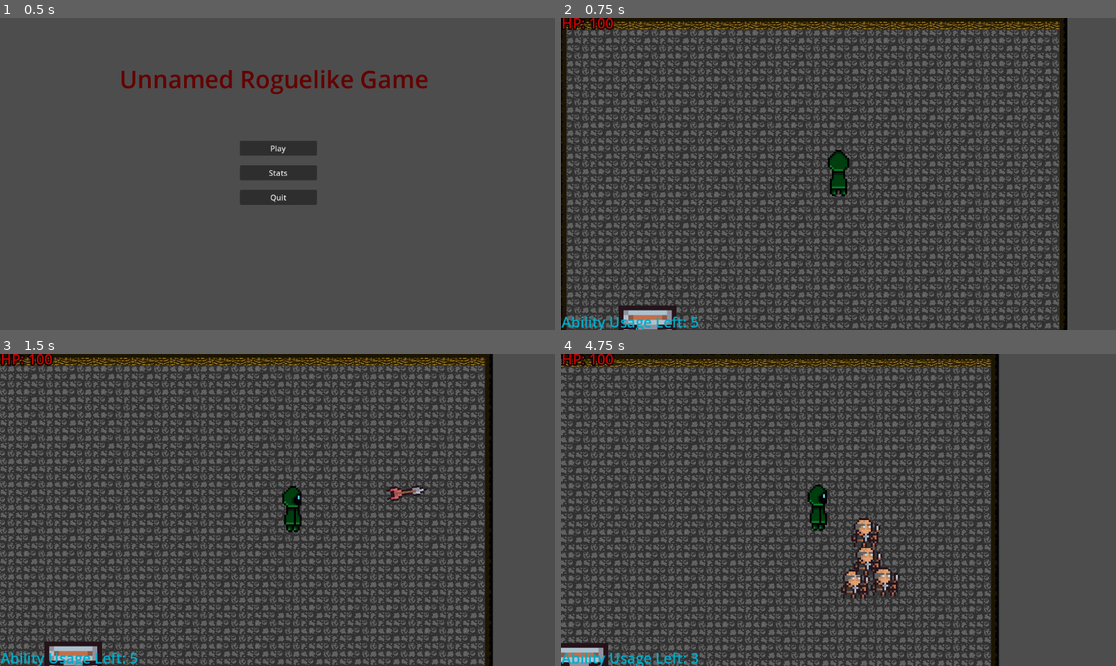
Above: before the commit, frames 1-4 (two rows, left to right).
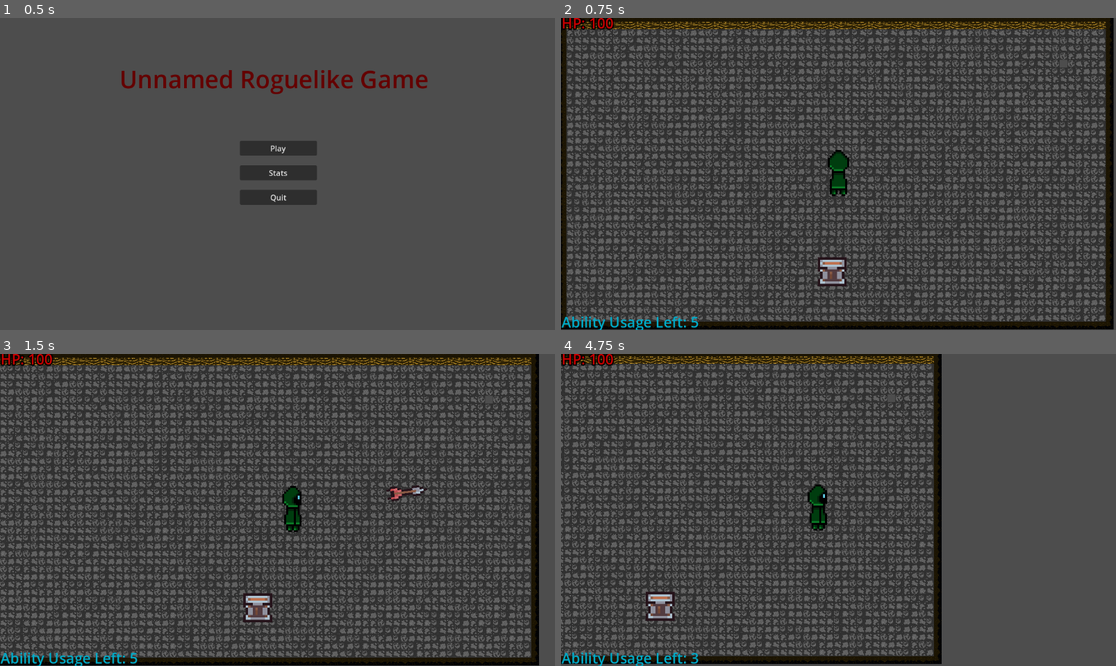
Above: after the commit, the same moments.

Repository: Unnamed-Roguelike-Game/Game
Game: Godot game, scene res://Menus/Main_Menu.tscn
The game is run twice, just before and just after one commit, with the same random seed, the same clock (stepped at 60 frames per second) and the same inputs.
Inputs (mouse positions are in pixels of both pictures, inside the frame that each line leads up to):
- Up to frame 1 (0.5 s): no input
- Up to frame 2 (0.75 s): click "Play" at 0.5 s
- Up to frame 3 (1.5 s): tap Enter at 1.25 s; move the mouse to (399, 494) at 1.27 s; hold D (right) from 1.28 s (still down); click (399, 494) at 1.35 s
- Up to frame 4 (4.75 s): move the mouse to (727, 525) at 2.02 s; release D (right) at 2.03 s; hold S (down) 2.03-2.78 s; tap E (use_ability) at 2.1, 3.6 s; move the mouse to (894, 441) at 2.77 s; hold D (right) 2.78-3.53 s; click (894, 441) at 2.85 s; move the mouse to (810, 572) at 3.52 s; hold W (up) 3.53-4.28 s; move the mouse to (1005, 556) at 4.27 s; hold A (left) from 4.28 s (still down); click (1005, 556) at 4.35 s

Frame 1 is identical in both runs. In frame 2, 29% of the frame differs, in the area x 0-100%, y 0-100%; in frame 3, 28%; in frame 4, 44%, in the area x 0-79%, y 0-100%.

Commit message:
Make first room a spawn room

Diff:
--- a/Unnamed Roguelike Game/Game.gd
+++ b/Unnamed Roguelike Game/Game.gd
@@ -1,5 +1,6 @@
 extends Node2D
 
+@export var StartRoom: PackedScene
 @export var NormalRoom1: PackedScene
 @export var LargeRoom1: PackedScene
 
@@ -39,7 +40,11 @@
 	var room_choice: float = randf_range(0, 1)
 	var room: Node2D
 
-	if room_choice > 0.5:
+
+	if current_spawn_point == 0:
+		room = StartRoom.instantiate()
+
+	elif room_choice > 0.5:
 		room = LargeRoom1.instantiate()
 
 	else:
--- a/Unnamed Roguelike Game/Game.tscn
+++ b/Unnamed Roguelike Game/Game.tscn
@@ -1,6 +1,7 @@
-[gd_scene load_steps=6 format=3 uid="uid://ck7dgjuf7h6os"]
+[gd_scene load_steps=7 format=3 uid="uid://ck7dgjuf7h6os"]
 
 [ext_resource type="Script" path="res://Game.gd" id="1_thkkp"]
+[ext_resource type="PackedScene" uid="uid://dda8c5x4mggrb" path="res://Rooms/StartRooms/StartRoom1.tscn" id="2_1m34g"]
 [ext_resource type="PackedScene" uid="uid://b06g5m8ciufci" path="res://GameCharacters/Player.tscn" id="2_5qbtk"]
 [ext_resource type="PackedScene" uid="uid://cv3fpboiiwor2" path="res://Rooms/LargeRooms/LargeRoom1.tscn" id="3_oh452"]
 [ext_resource type="PackedScene" uid="uid://uy4gsuaeox54" path="res://UserInterfaces/UI.tscn" id="3_ym3ji"]
@@ -8,6 +9,7 @@
 
 [node name="Game" type="Node2D"]
 script = ExtResource("1_thkkp")
+StartRoom = ExtResource("2_1m34g")
 NormalRoom1 = ExtResource("4_j1w8y")
 LargeRoom1 = ExtResource("3_oh452")
 
--- a/Unnamed Roguelike Game/GameObjects/WorldObjects/Teleporter.gd
+++ b/Unnamed Roguelike Game/GameObjects/WorldObjects/Teleporter.gd
@@ -5,7 +5,7 @@
 
 
 func _on_area_2d_body_entered(body: Node2D) -> void:
-	if body.name == "Player" and room.room_cleared:
+	if game.current_room_index == 0 or (body.name == "Player" and room.room_cleared):
 
 		game.current_room_index += 1
 
--- a/Unnamed Roguelike Game/GameObjects/WorldObjects/Teleporter.tscn
+++ b/Unnamed Roguelike Game/GameObjects/WorldObjects/Teleporter.tscn
@@ -21,7 +21,7 @@
 [sub_resource type="RectangleShape2D" id="RectangleShape2D_b6jh8"]
 
 [node name="Teleporter" type="AnimatedSprite2D"]
-scale = Vector2(10, 10)
+scale = Vector2(5, 5)
 sprite_frames = SubResource("SpriteFrames_o2m3d")
 script = ExtResource("2_7pobt")
 
--- a/Unnamed Roguelike Game/Rooms/StartRooms/StartRoom1.tscn
+++ b/Unnamed Roguelike Game/Rooms/StartRooms/StartRoom1.tscn
@@ -1,8 +1,12 @@
-[gd_scene load_steps=2 format=3 uid="uid://dda8c5x4mggrb"]
+[gd_scene load_steps=3 format=3 uid="uid://dda8c5x4mggrb"]
 
 [ext_resource type="PackedScene" uid="uid://dlx1ifme3hnvb" path="res://GameObjects/WorldObjects/TileMap.tscn" id="1_y4wc5"]
+[ext_resource type="PackedScene" uid="uid://badjuf2ka04r3" path="res://GameObjects/WorldObjects/Teleporter.tscn" id="2_8w1um"]
 
 [node name="StartRoom" type="Node2D"]
 
 [node name="TileMap" parent="." instance=ExtResource("1_y4wc5")]
 layer_0/tile_data = PackedInt32Array(0, 65536, 2, 65536, 65536, 3, 131072, 65536, 4, 196608, 65536, 5, 262144, 65536, 6 …(57375 unchanged characters)…
+
+[node name="Teleporter" parent="." instance=ExtResource("2_8w1um")]
+position = Vector2(568, 536)
